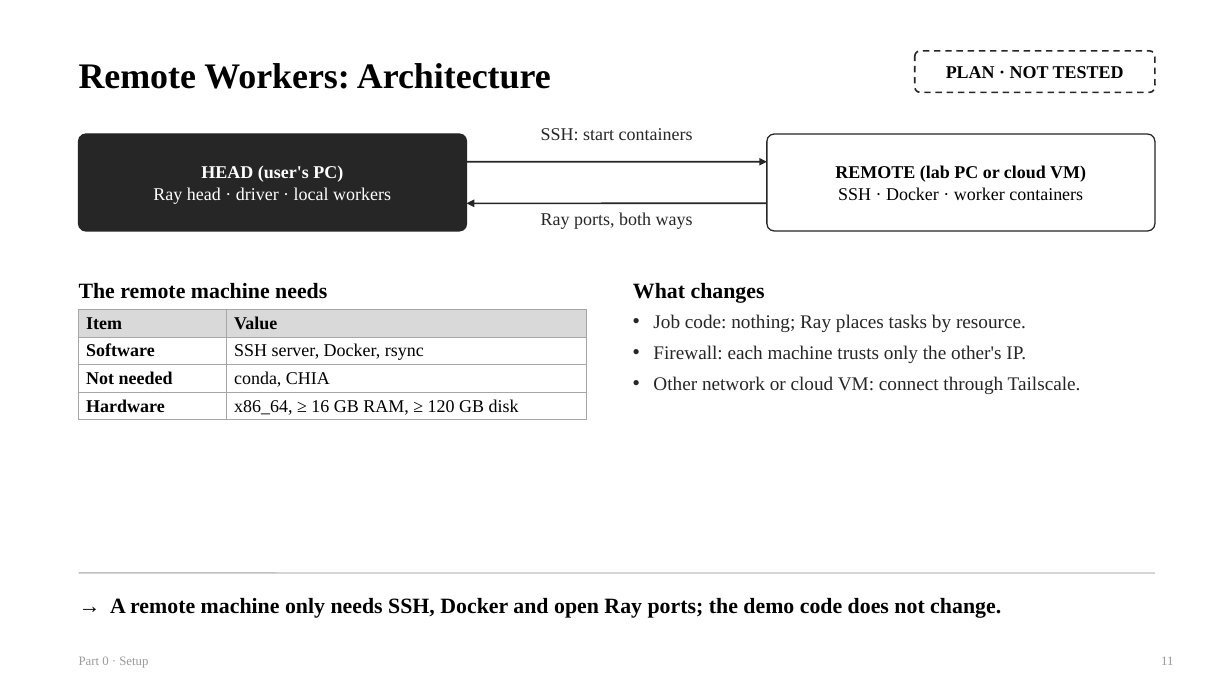
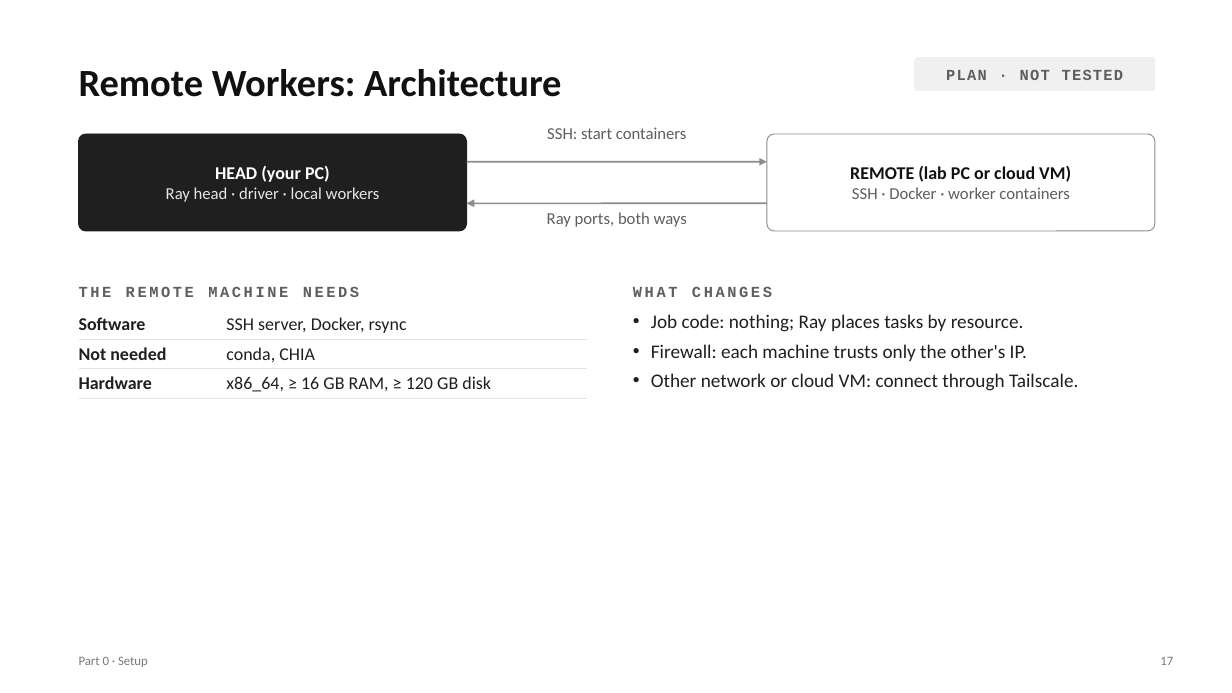
Before and after one commit to chipchip-tech/CHIA-workflow, a slide deck: slide 17 of projects/demo-alu/report/guides/0_Setup.pptx (slide 11 before the commit). Drawn at 1232x693 pixels with LibreOffice and Linux fonts; fonts in the diff are those of the drawing. Boxes give left, top, right and bottom in pixels: in the first picture for what was removed or moved away, otherwise in the second. Text is boxed around its words. In the diff, an @@ line names an element or a change of style, - is before the commit and + after.

```diff
--- a/projects/demo-alu/report/guides/0_Setup.pptx
+++ b/projects/demo-alu/report/guides/0_Setup.pptx
@@ text "Remote Workers: Architecture" at [79, 69, 561, 97]: size 28 to 30 pt, font Times New Roman to Calibri, text colour #000000 to #111111 @@
@@ rounded rectangle "PLAN · NOT TESTED": place and size @@
-rounded rectangle "PLAN · NOT TESTED" at [915, 51, 1155, 92]
+rounded rectangle "PLAN · NOT TESTED" at [915, 57, 1155, 91]
@@ rounded rectangle "PLAN · NOT TESTED" at [915, 57, 1155, 91]: size 14 to 12 pt, font Times New Roman to Courier New, text colour #000000 to #5E5E5E, letter spacing 0 to 1 pt; fill #FFFFFF to #F0F0F0; outline #262626 1.25 pt dashed to #F0F0F0 0.75 pt; proportions changed @@
@@ rounded rectangle "HEAD (your PC)" at [79, 134, 467, 231]: fill #262626 to #1F1F1F; outline #262626 1 pt to #1F1F1F 0.75 pt @@
@@ text "SSH: start containers" at [547, 127, 687, 139]: size 14 to 13 pt, font Times New Roman to Calibri, text colour #262626 to #5E5E5E @@
@@ rounded rectangle "REMOTE (lab PC or cloud ..." at [767, 134, 1155, 231]: font Times New Roman to Calibri; text colour #000000 to #111111 in "REMOTE (lab PC or cloud VM)"; size 14 to 13 pt, text colour #000000 to #5E5E5E in "SSH · Docker · worker containers"; outline #262626 1 pt to #8C8C8C 0.75 pt @@
@@ text in rounded rectangle at [215, 166, 330, 182]: text changed; font Times New Roman to Calibri @@
-HEAD (user's PC)
+HEAD (your PC)
@@ arrow (467, 162) - (767, 162): stroke #262626 1.25 pt to #8C8C8C 1.25 pt @@
@@ text in rounded rectangle at [166, 187, 380, 202]: size 14 to 13 pt, font Times New Roman to Calibri, text colour #FFFFFF to #E6E6E6 in "Ray head · driver · local workers" @@
@@ arrow (767, 203) - (467, 203): stroke #262626 1.25 pt to #8C8C8C 1.25 pt @@
@@ text "Ray ports, both ways" at [547, 212, 687, 227]: size 14 to 13 pt, font Times New Roman to Calibri, text colour #262626 to #5E5E5E @@
@@ text at [79, 286, 359, 297]: text changed; size 17 to 12 pt; font Times New Roman to Courier New; text colour #000000 to #5E5E5E @@
-The remote machine needs
+THE REMOTE MACHINE NEEDS
@@ text at [633, 286, 772, 297]: text changed; size 17 to 12 pt; font Times New Roman to Courier New; text colour #000000 to #5E5E5E @@
-What changes
+WHAT CHANGES
@@ table at [79, 310, 587, 402] @@
-row 1: Item | Value
@@ text "Job code: nothing; Ray places ..." at [651, 314, 1078, 391]: font Times New Roman to Calibri, text colour #262626 to #1F1F1F; indent changed; less space between paragraphs @@
@@ line removed from (79, 573) to (1155, 573) @@
@@ text removed at [110, 598, 1001, 618] @@
-→ A remote machine only needs SSH, Docker and open Ray ports; the demo code does not change.
@@ text "Part 0 · Setup" at [79, 657, 148, 667]: font Times New Roman to Calibri, text colour #9A9A9A to #7A7A7A @@
@@ text at [1160, 657, 1173, 665]: text changed; font Times New Roman to Calibri; text colour #9A9A9A to #7A7A7A @@
-11
+17
```
Also in this commit, not shown: 7 other slides changed, 13 slides added, 7 slides removed, 2 other files.
